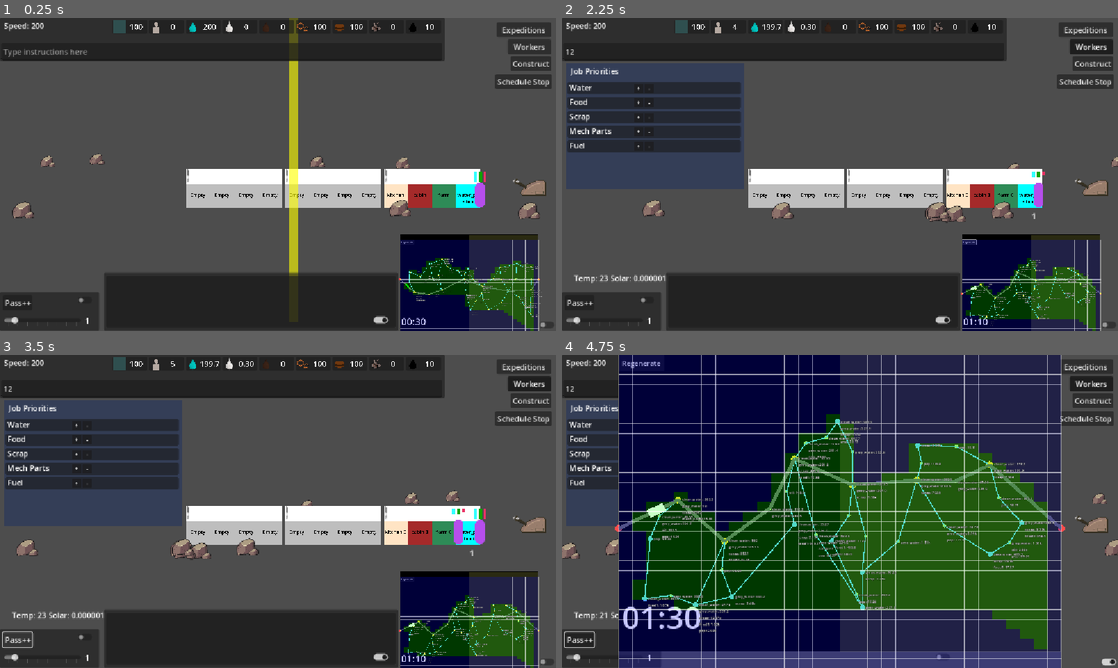
Above: before the commit, frames 1-4 (two rows, left to right).
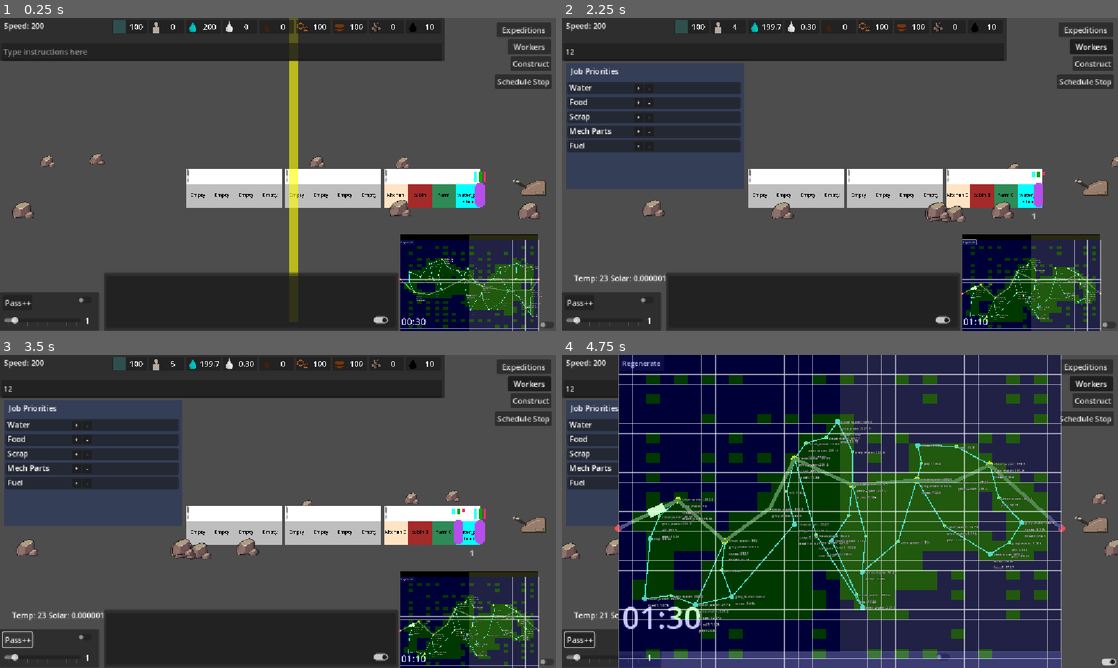
Above: after the commit, the same moments.

Repository: Sphinx111/ed_and_morgs_train_builder
Game: Godot game, scene res://Scenes/traincar.tscn
Two runs of this game, one before a commit and one after it. Both use one fixed random seed, a clock stepped at 60 frames per second and the inputs below.
Inputs (mouse positions are in pixels of both pictures, inside the frame that each line leads up to):
- Up to frame 1 (0.25 s): no input
- Up to frame 2 (2.25 s): click (784, 52) at 0.52 s; type "12" at 0.6 s; click "Workers" at 1.25 s; click "Regenerate" at 2 s
- Up to frame 3 (3.5 s): click "Pass++" at 2.75 s
- Up to frame 4 (4.75 s): click (1106, 661) at 3.5 s; click (940, 658) at 4.25 s

The runs differ from the first frame. In frame 1, 0.8% of the frame differs, in the area x 73-96%, y 72-100%; in frame 2, 1.0%; in frame 3, 1.0%; in frame 4, 11%, in the area x 15-88%, y 6-97%.

Commit message:
adding some randomness to map generation but it's a bit mosaicy

Diff:
--- a/MapContinentGenerator.gd
+++ b/MapContinentGenerator.gd
@@ -47,7 +47,7 @@
 	for edge: MapGraphEdge in mapGraph.edges:
 		_mark_grids_for_mapGraphEdge(edge)
 
-	generate_terrain()
+	generate_terrain(.2)
 
 	_refresh_debug_visuals()
 
@@ -196,21 +196,30 @@
 			if x == 0 or x == maxr or y== 0 or y==maxr :
 				gridConcern.terrainType = TERRAINS.water
 
-	for y in range(1,granularity-1):
-		for x in range(1,granularity-1):
-			gridConcern= mapGrids[y][x]
-			if gridConcern.terrainType == TERRAINS.unassigned:
-				var landProb : float = landProbability(y,x)
-				# TODO: Make better desicsions
-				if  landProb > .5+heat :
-					gridConcern.terrainType = TERRAINS.land
-				else:
-					gridConcern.terrainType = TERRAINS.water
+	var passes = 2 #generate the map in passes instead of gridbygrid ascending
+	for passno in range(passes, 0, -1) :
+		var passheat=heat*(passno/passes)
+		for y in range(1,granularity-1):
+			if y % passno == 0:
+				for x in range(1,granularity-1):
+					if x % passno ==0: #max(1,passno-1)
+						gridConcern= mapGrids[y][x]
+						if gridConcern.terrainType == TERRAINS.unassigned:
+							var landProb : float = terrTypeProb(TERRAINS.land,y,x,passheat)
+							var waterProb : float= terrTypeProb(TERRAINS.water,y,x,passheat)
+							# TODO: Make better desicsions
+							if  landProb >= randf()-heat: #2*waterProb :
+								gridConcern.terrainType = TERRAINS.land
+							else:
+								gridConcern.terrainType = TERRAINS.water
 
 # TODO: Write something MUCH better than this
-func landProbability(y:int, x:int) :
+func terrTypeProb(targetType:TERRAINS, y:int, x:int,heat:float=.10) :
 	var neighbourTypes=returnNeighborsTerrain(y,x)
-	return (neighbourTypes.filter(func(type): return type == TERRAINS.land).size()/neighbourTypes.size())
+	if neighbourTypes.size()>0:
+		return (neighbourTypes.filter(func(type): return type == targetType).size()/neighbourTypes.size())
+	else:
+		return randf()+heat
 
 func returnNeighborsTerrain(y:int, x:int) :
 	var neighborTypes : Array = []
